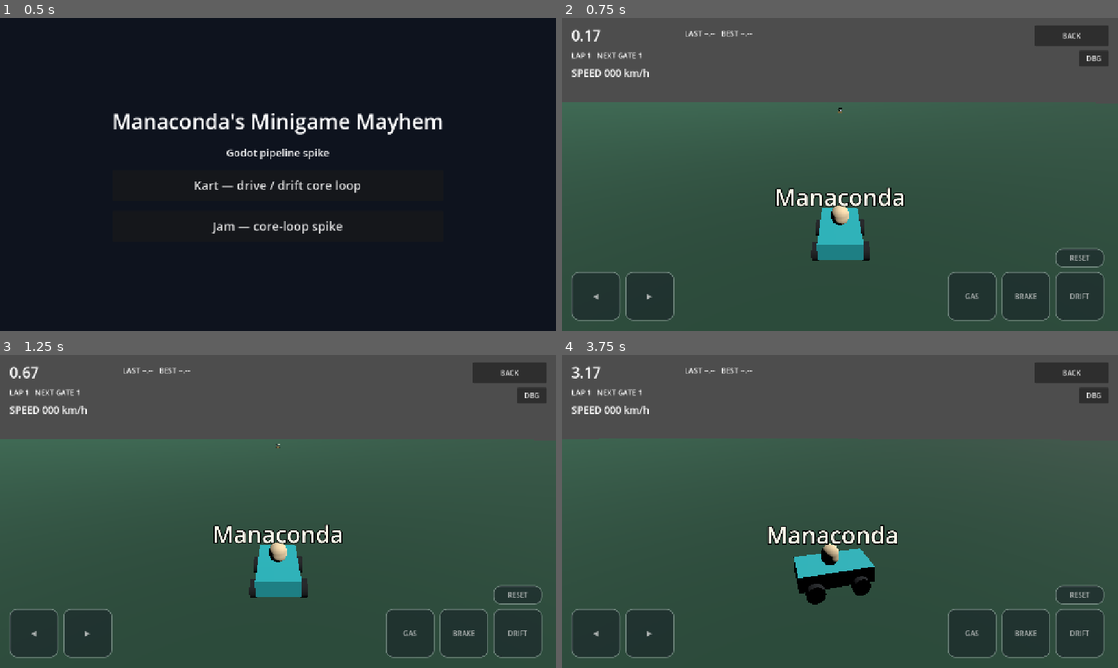
Above: before the commit, frames 1-4 (two rows, left to right).
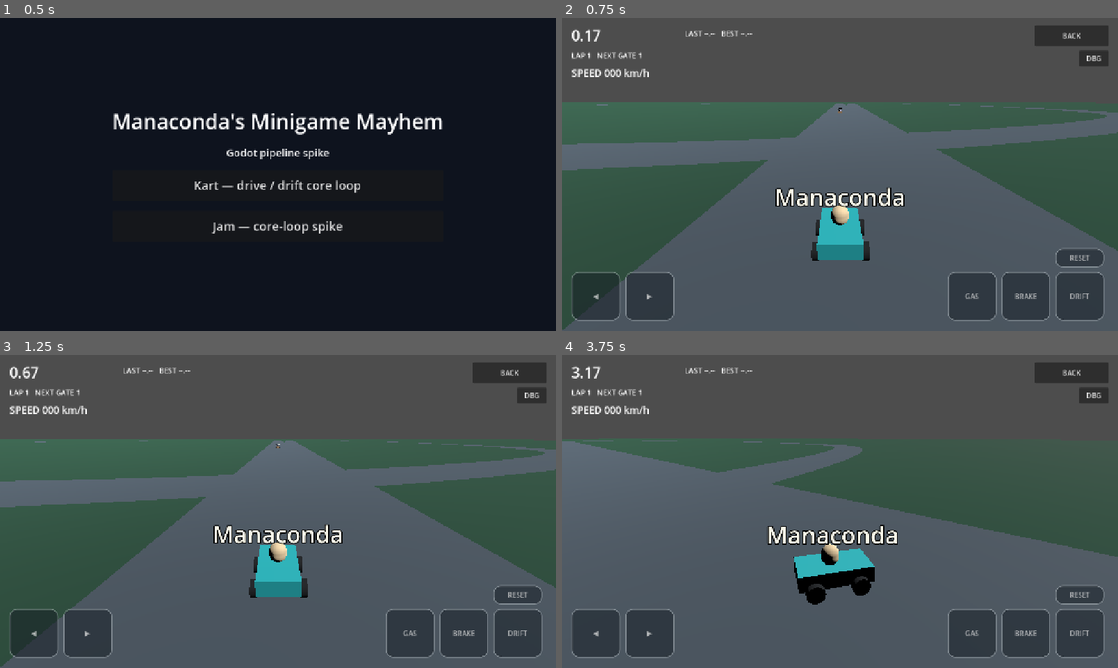
Above: after the commit, the same moments.

Repository: Manaconda33/mayhem-godot-spike
Game: Godot game, scene res://scenes/shell/main.tscn
The game is run twice, just before and just after one commit, with the same random seed, the same clock (stepped at 60 frames per second) and the same inputs.
Inputs (mouse positions are in pixels of both pictures, inside the frame that each line leads up to):
- Up to frame 1 (0.5 s): no input
- Up to frame 2 (0.75 s): click "Kart — drive / drift core loop" at 0.5 s
- Up to frame 3 (1.25 s): no input
- Up to frame 4 (3.75 s): click "DBG" at 1.25 s; click "BACK" at 2 s; move the mouse to (962, 495) at 2.77 s; hold D (move_right) 2.78-3.5 s; tap Space (drift) at 2.85 s; click (962, 495) at 2.92 s; drag from (728, 527) to (812, 574) at 3.52 s

Frame 1 is identical in both runs. In frame 2, 40% of the frame differs, in the area x 0-100%, y 27-100%; in frame 3, 40%; in frame 4, 46%.

Commit message:
fix: render Kart road and verify Pages deployment

Diff:
--- a/scenes/kart/track.gd
+++ b/scenes/kart/track.gd
@@ -99,15 +99,15 @@
 		surface.set_normal(Vector3.UP)
 		surface.add_vertex(left_a)
 		surface.set_normal(Vector3.UP)
+		surface.add_vertex(left_b)
+		surface.set_normal(Vector3.UP)
+		surface.add_vertex(right_a_edge)
+		surface.set_normal(Vector3.UP)
 		surface.add_vertex(right_a_edge)
 		surface.set_normal(Vector3.UP)
 		surface.add_vertex(left_b)
 		surface.set_normal(Vector3.UP)
-		surface.add_vertex(right_a_edge)
-		surface.set_normal(Vector3.UP)
 		surface.add_vertex(right_b_edge)
-		surface.set_normal(Vector3.UP)
-		surface.add_vertex(left_b)
 	var road := MeshInstance3D.new()
 	road.name = "RoadRibbon"
 	road.mesh = surface.commit()
Not shown, changed: .github/workflows/export-web.yml
